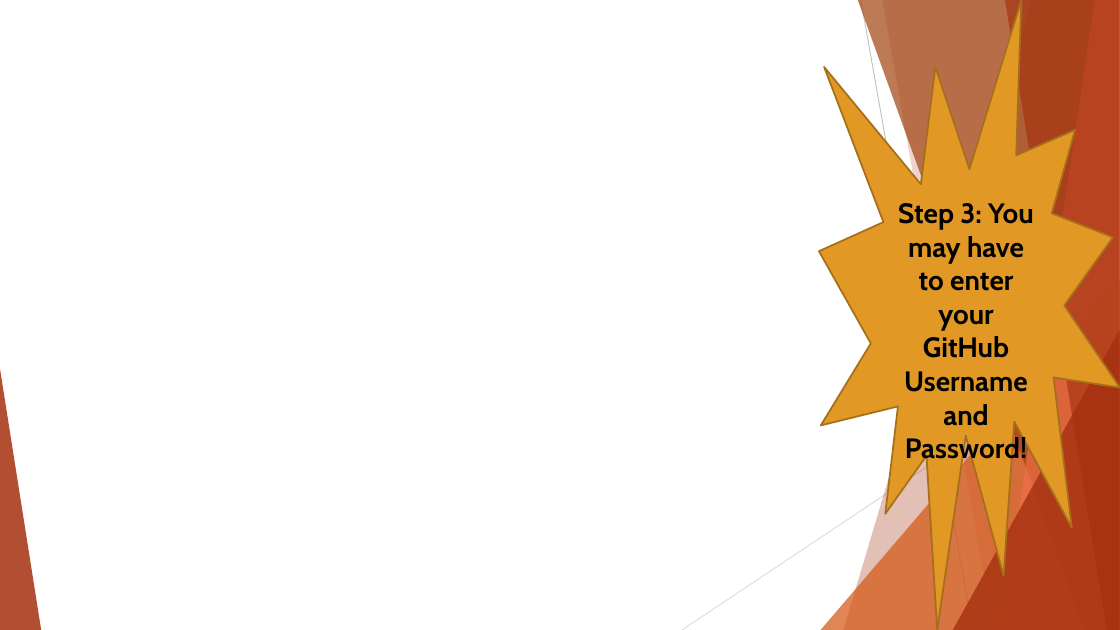
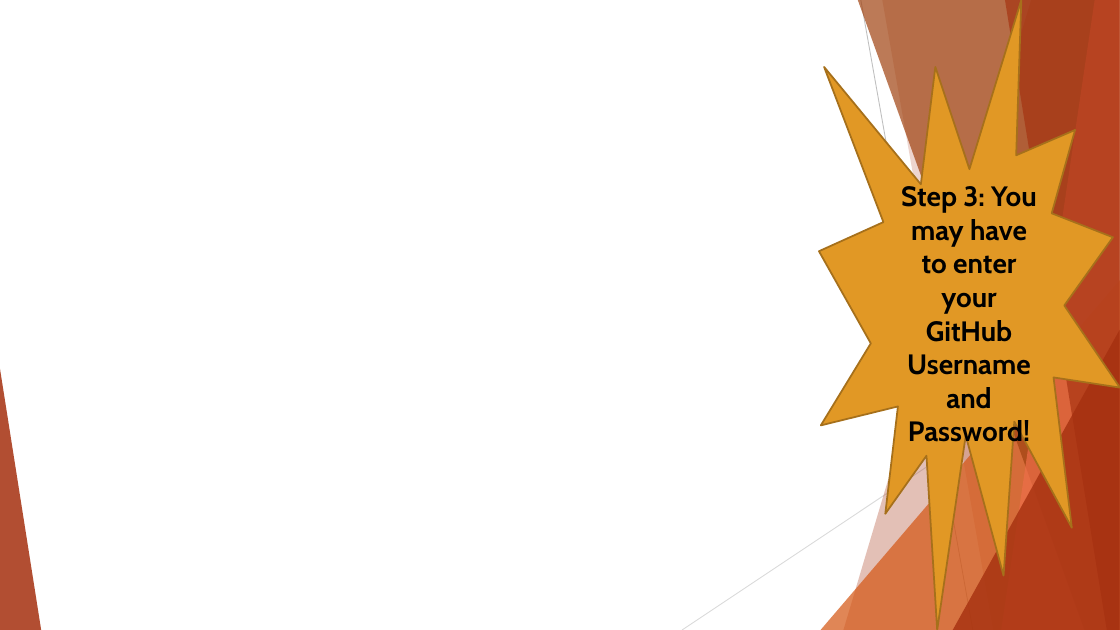
Before and after one commit to ICI3D/Sandbox, a slide deck: slide 16 of IntroToGitHub&SmartGit-v3.1.pptx. Drawn at 1120x630 pixels with LibreOffice and Linux fonts; fonts in the diff are those of the drawing; background and template pictures are left out. Boxes give left, top, right and bottom in pixels: in the first picture for what was removed or moved away, otherwise in the second. Text is boxed around its words. In the diff, an @@ line names an element or a change of style, - is before the commit and + after.

```diff
--- a/IntroToGitHub&SmartGit-v3.1.pptx
+++ b/IntroToGitHub&SmartGit-v3.1.pptx
@@ text "Step 3: You may have ...": place and size @@
-text "Step 3: You may have ..." at (898, 203, 1034, 465)
+text "Step 3: You may have ..." at (901, 183, 1037, 448)
```
Also in this commit, not shown: 6 other slides changed, 1 other file.
